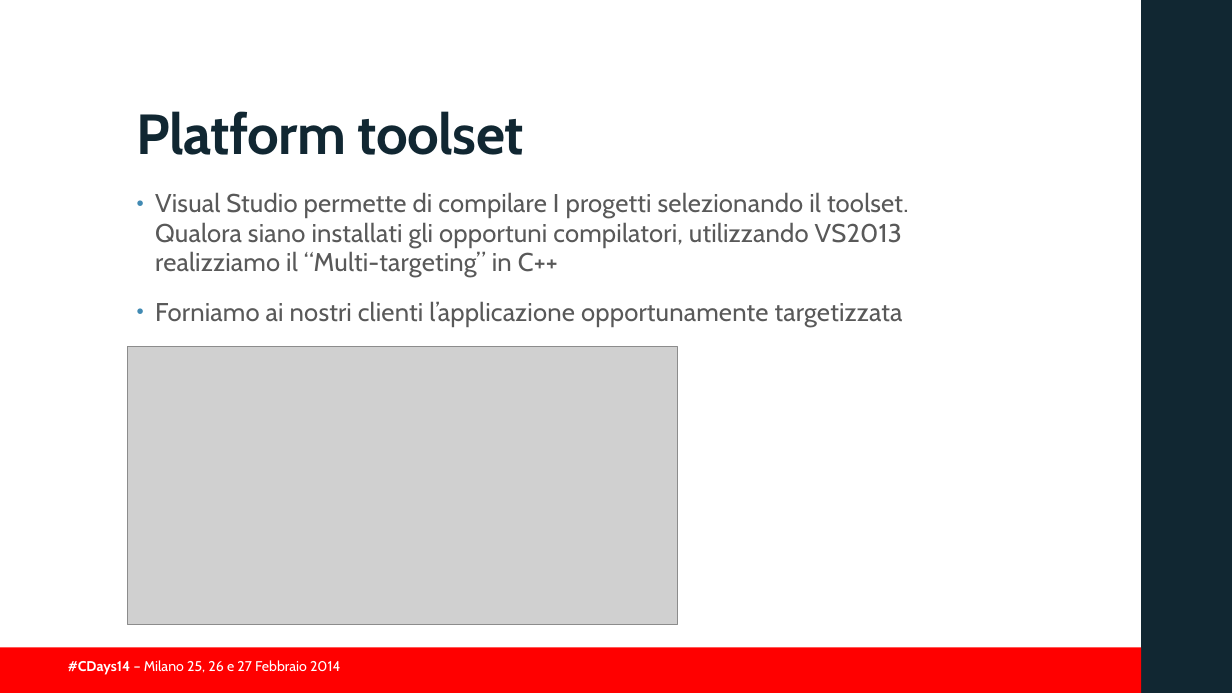
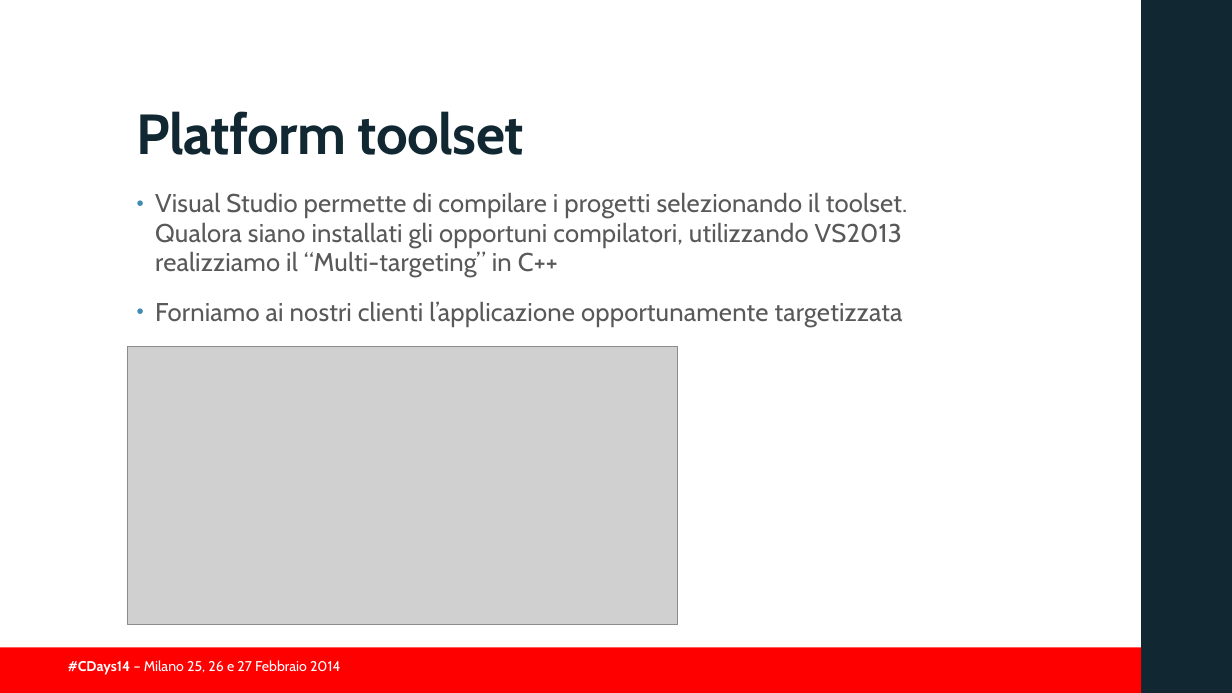
Before and after one commit to guidop/CDays14, a slide deck: slide 9 of presentazioneCDAYS2014.pptx. Drawn at 1232x693 pixels with LibreOffice and Linux fonts; fonts in the diff are those of the drawing; grey boxes stand for pictures; background and template pictures are left out. Boxes give left, top, right and bottom in pixels: in the first picture for what was removed or moved away, otherwise in the second. Text is boxed around its words. In the diff, an @@ line names an element or a change of style, - is before the commit and + after.

```diff
--- a/presentazioneCDAYS2014.pptx
+++ b/presentazioneCDAYS2014.pptx
@@ text at (155, 192, 908, 277): text changed @@
-• Visual Studio permette di compilare I progetti selezionando il toolset. Qualora siano installati gli opportuni compilatori, utilizzando VS2013 realizziamo il “Multi-targeting” in C++
+• Visual Studio permette di compilare i progetti selezionando il toolset. Qualora siano installati gli opportuni compilatori, utilizzando VS2013 realizziamo il “Multi-targeting” in C++
```
Also in this commit, not shown: 25 other slides changed, 1 slide removed, 3 other files.
